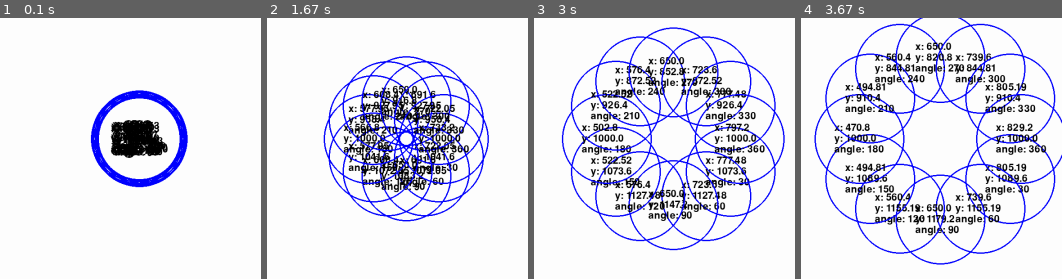
Above: before the commit, frames 1-4 (left to right).
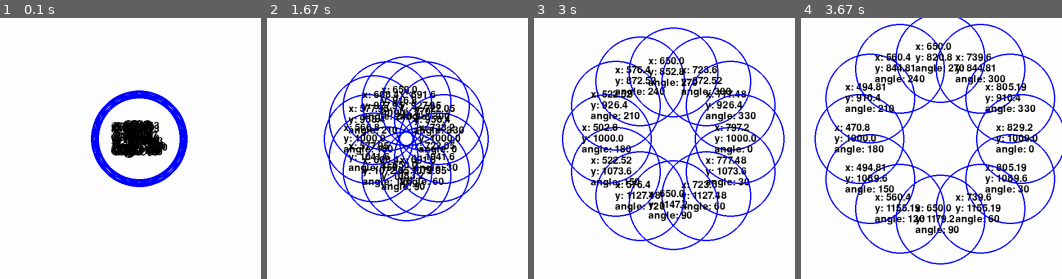
Above: after the commit, the same moments.

Repository: Archanciel/Learning_Pygame
Game: pygame game, started from bouncing_ball_imperfect_collide/move_particle_basic.py
Two runs of this game, one before a commit and one after it. Both use one fixed random seed, a clock stepped at 60 frames per second and the inputs below.
Inputs:
- Up to frame 1 (0.1 s): no input
- Up to frame 2 (1.67 s): no input
- Up to frame 3 (3 s): no input
- Up to frame 4 (3.67 s): no input
The pictures show only the part of the screen within x 23-73%, y 27-77%; the shares and areas given below are measured in that part.

The runs differ from the first frame. In frame 1, less than 0.1% of the frame differs, in the area x 60-65%, y 48-52%; in frame 2, 0.1%; in frame 3, 0.1%, in the area x 81-89%, y 48-52%; in frame 4, 0.1%.

Commit message:
horizontal angle is now 0 degree ins of 360 deg

Diff:
--- a/bouncing_ball_imperfect_collide/move_particle_basic.py
+++ b/bouncing_ball_imperfect_collide/move_particle_basic.py
@@ -72,6 +72,8 @@
 
 	for particle in my_particles3:
 		particle.my_move()
+		#particle.move()
+		#particle.move_tuto()
 		particle.display()
 
 	pygame.display.flip()
--- a/bouncing_ball_imperfect_collide/particledisplaypos.py
+++ b/bouncing_ball_imperfect_collide/particledisplaypos.py
@@ -1,6 +1,5 @@
 import pygame as pg
 import math
-import os
 
 from particle import Particle
 
@@ -37,11 +36,13 @@
 		textLines[0] = 'x: ' + str(xValue)
 		textLines[1] = 'y: ' + str(yValue)
 
+		displayAngleRad = self.angleRad % (2 * math.pi)
+
 		if (self.angleRad < 0):
 			# negative degrees are nonsensical !
 			angleDegree = round(math.degrees(2 * math.pi + self.angleRad))
 		else:
-			angleDegree = round(math.degrees(self.angleRad))
+			angleDegree = round(math.degrees(displayAngleRad))
 
 		textLines[2] = 'angle: ' + str(angleDegree)
 
